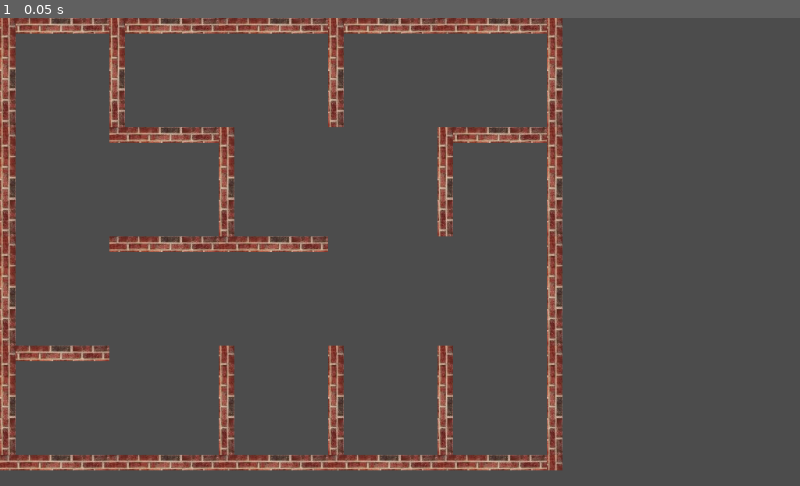
Above: before the commit, frame 1.
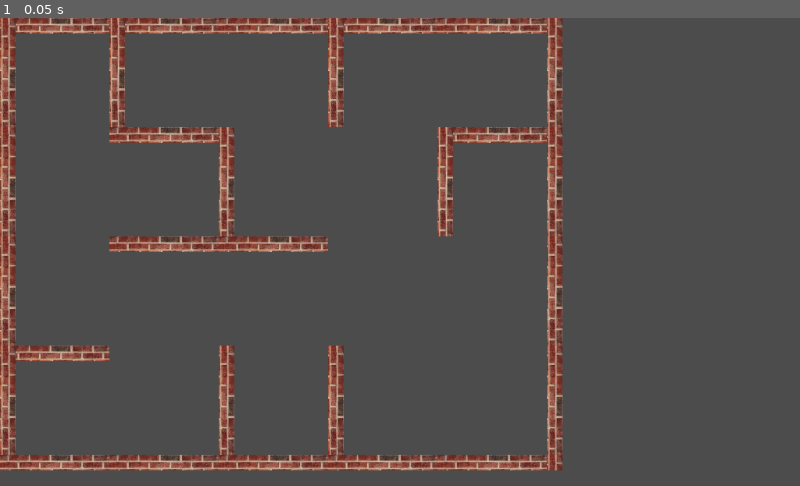
Above: after the commit, the same moment.

Repository: steelsoul/maze
Game: Godot game, scene res://Maze.tscn
Two runs of this game, one before a commit and one after it. Both use one fixed random seed, a clock stepped at 60 frames per second and the inputs below. The project has no main scene, so this scene is started directly.
Inputs:
- Up to frame 1 (0.05 s): no input

The runs differ from the first frame. In frame 1, 0.4% of the frame differs, in the area x 54-57%, y 69-94%.

Commit message:
Make load repo from file

Diff:
--- a/Maze.gd
+++ b/Maze.gd
@@ -8,23 +8,37 @@
 0, 1, 1, 0, 1, 0, 0, 0, 0, 0,
 1, 1, 0, 0, 0, 1, 0, 1, 0, 1]
 
+var buffer = PoolStringArray()
+
+func read_next_byte_from_csv(file):
+	if buffer.size() == 0 || buffer.size() == 1:
+		buffer = file.get_csv_line()
+	var result = buffer[0] as int
+	buffer.remove(0)
+	return result
+
 func read_file(file_name):
 	var file = File.new()
-	file.open("user://" + file_name, File.READ)
-	var w = file.get_8()
-	var h = file.get_8()
+	file.open("res://" + file_name, File.READ)
+	print("e: ", file.get_error(), ", available: ", file.is_open())
+	var buffer = PoolStringArray()
+	var w = read_next_byte_from_csv(file)
+	var h = read_next_byte_from_csv(file)
+	print("w: ", w, ", h: ", h)
 	var repo = make_array_of_cells(w,h)
 	var x = 0
 	var y = 0
-	while (x+1)*(y+1) != 2*w*h:
-		var up = file.get_8()
-		var left = file.get_8()
-		if x == 2*w:
+	while (x+1)*(y+1) != w*h:
+		var up = read_next_byte_from_csv(file)
+		var left = read_next_byte_from_csv(file)
+		if x == w:
 			y = y + 1
 			x = 0
+		var cell = configure_cell(repo,x,y,up,left)
+		print("ac: ", x, ' ', y)
 		x = x + 1
-		var cell = configure_cell(repo,x,y,up,left)
 		add_child(cell)
+	finalize_rep(w,h)
 	return repo
 
 func write_file(file_name, repo):
@@ -57,13 +71,16 @@
 			if maze[2*x+2*y*w+3] == 1: left = true
 			var cell = configure_cell(repo,x,y,up,left)
 			add_child(cell)
-			print(x, " - ", y, "u", up, " l", left)
+#			print(x, " - ", y, "u", up, " l", left)
+	finalize_rep(w,h)
+	return repo
+
+func finalize_rep(w,h):
 	for x in range(0, w):
 		add_child(create_cell(x,h,true,false))
 	for y in range(0, h):
 		add_child(create_cell(w,y,false,true))
 	add_child(create_corner_cell(w,h))
-	return repo
 
 func create_cell(x,y,up,left):
 	var cell = Cell.instance()
@@ -104,4 +121,5 @@
 
 func _ready():
 	randomize()
-	var repo = create_rep(maze)
+	var repo = read_file("maze1.txt")
+#	var repo = create_rep(maze)
Not shown, added: maze1.txt
